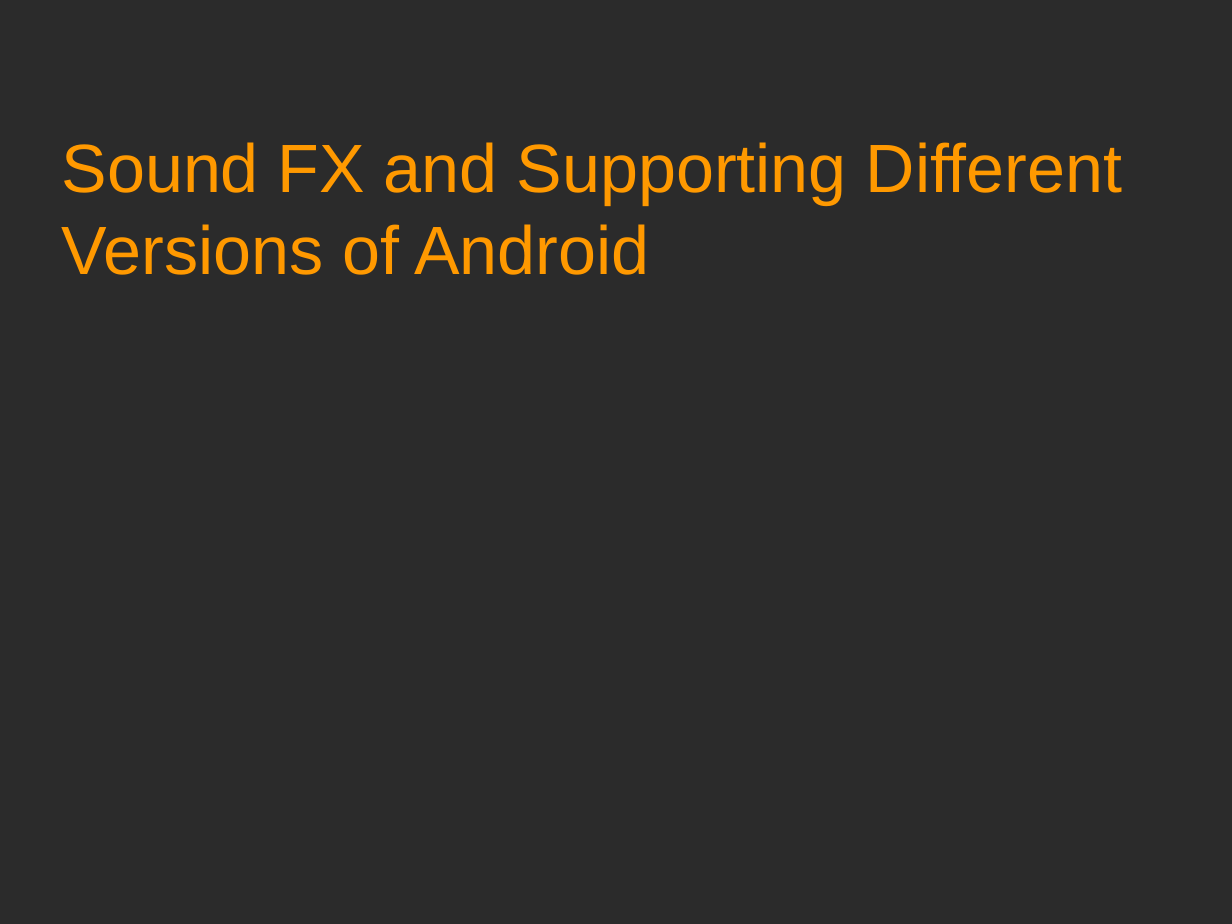
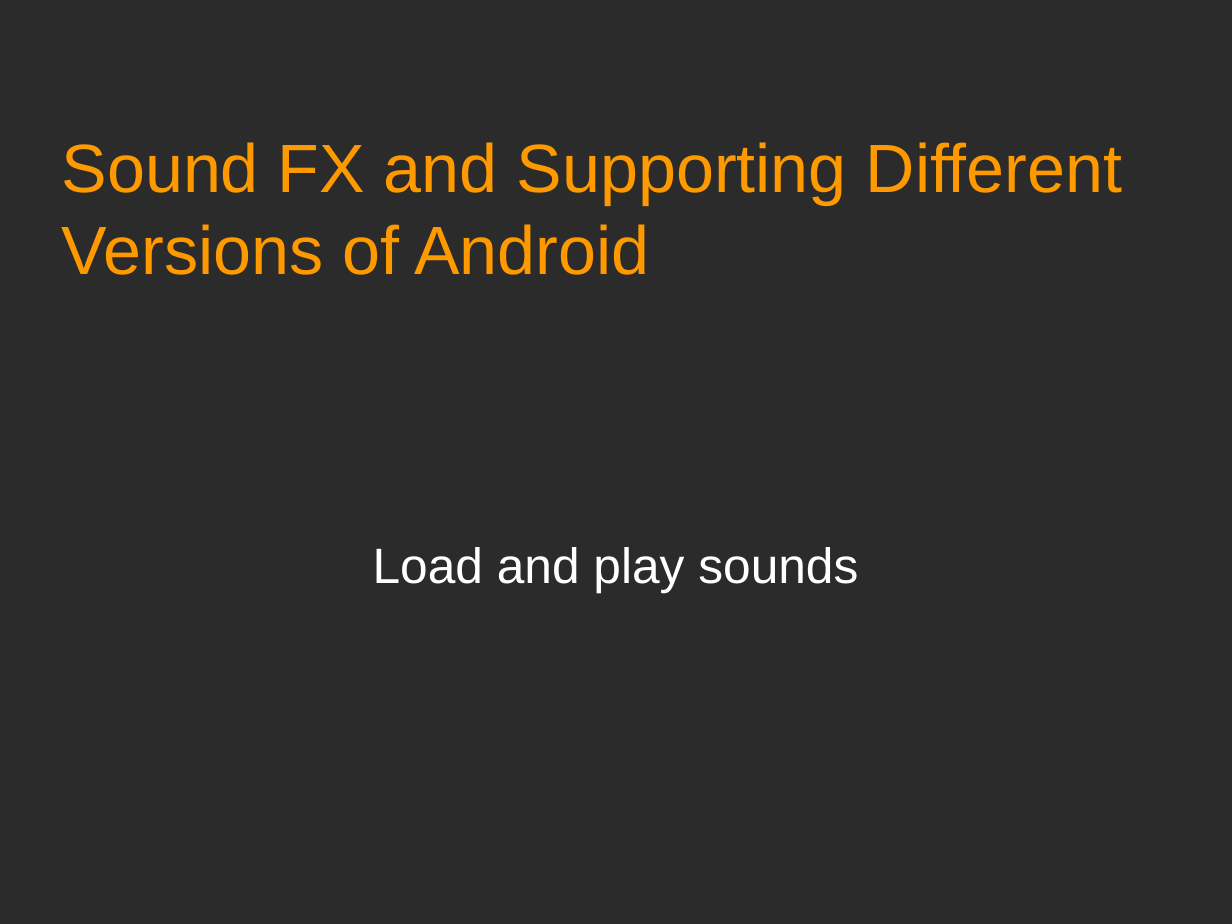
Before and after one commit to Academy-Soft-Intellect/Android-Programming-for-Beginners, a slide deck: slide 1 of 17_Sound_FX_and_Supporting_Different_Versions_of_Android.odp. Drawn at 1232x924 pixels with LibreOffice and Linux fonts; fonts in the diff are those of the drawing; background and template pictures are left out; a plain dark background stands for a picture behind light text. Boxes give left, top, right and bottom in pixels: in the first picture for what was removed or moved away, otherwise in the second. Text is boxed around its words. In the diff, an @@ line names an element or a change of style, - is before the commit and + after.

```diff
--- a/17_Sound_FX_and_Supporting_Different_Versions_of_Android.odp
+++ b/17_Sound_FX_and_Supporting_Different_Versions_of_Android.odp
@@ subtitle added at (373,547,858,592), 32 pt, text #FFFFFF @@
+Load and play sounds
```
Also in this commit, not shown: 1 other slide changed, 7 slides added.
